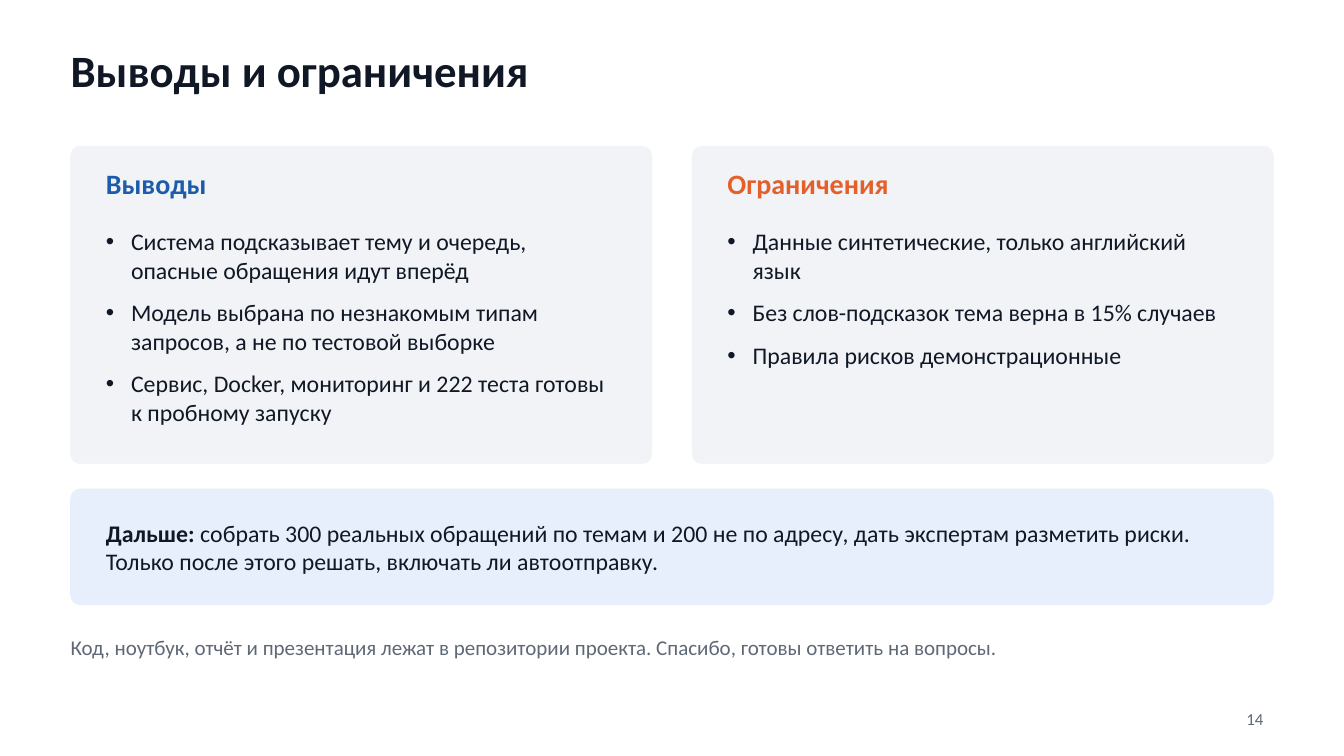
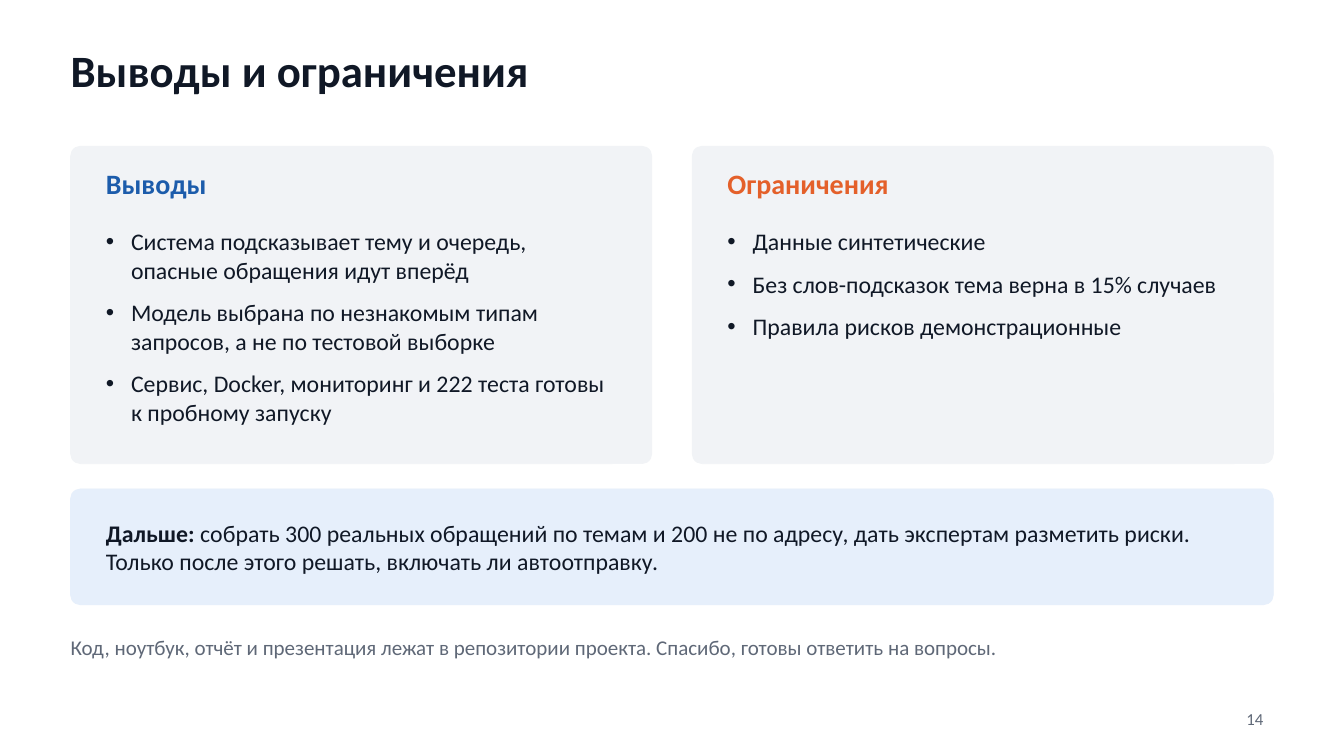
Before and after one commit to SetAblaze/support-ticket-router, a slide deck: slide 14 of docs/presentation.pptx. Drawn at 1344x756 pixels with LibreOffice and Linux fonts; fonts in the diff are those of the drawing. Boxes give left, top, right and bottom in pixels: in the first picture for what was removed or moved away, otherwise in the second. Text is boxed around its words. In the diff, an @@ line names an element or a change of style, - is before the commit and + after.

Commit message:
minor changes

```diff
--- a/docs/presentation.pptx
+++ b/docs/presentation.pptx
@@ text at box(753, 234, 985, 254): text changed @@
-• Данные синтетические, только английский язык
+• Данные синтетические
```
Also in this commit, not shown: 2 other slides changed.
